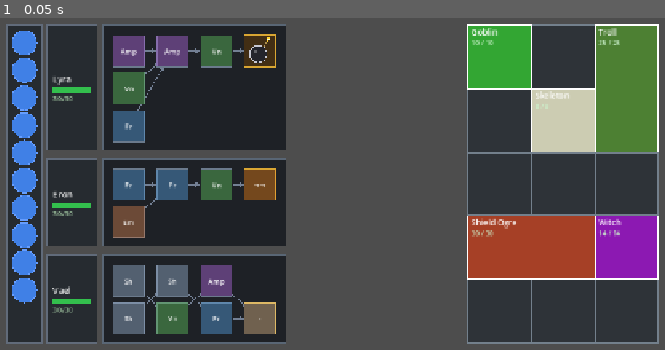
Above: before the commit, frame 1.
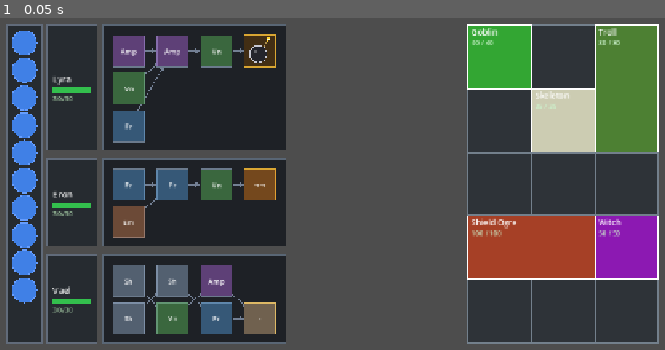
Above: after the commit, the same moment.

Repository: MoYapro/magic-monster-battle
Game: Godot game, scene res://scenes/battle/battle_scene.tscn
Two runs of this game, one before a commit and one after it. Both use one fixed random seed, a clock stepped at 60 frames per second and the inputs below.
Inputs:
- Up to frame 1 (0.05 s): no input

The runs differ from the first frame. In frame 1, less than 0.1% of the frame differs, in the area x 70-94%, y 6-66%.

Commit message:
spells do some damage

Diff:
--- a/scripts/battle/battle_scene.gd
+++ b/scripts/battle/battle_scene.gd
@@ -158,7 +158,7 @@
 
 	var cell := enemy_grid.get_cell_at(enemy_grid.to_local(mouse))
 	if cell.x >= 0:
-		print("Target: enemy cell %s" % cell)
+		_fire_at_cell(cell)
 		_cancel_targeting()
 		get_viewport().set_input_as_handled()
 		return
@@ -178,6 +178,18 @@
 			return
 
 	_cancel_targeting()
+
+
+func _fire_at_cell(cell: Vector2i) -> void:
+	var wand := _targeting_wand.get_wand_data()
+	var tip := _targeting_wand.get_tip_spell()
+	var pattern: Array[Vector2i] = [Vector2i(0, 0)]
+	if tip != null and not tip.hit_pattern.is_empty():
+		pattern = tip.hit_pattern
+	var hit_cells := enemy_grid.get_hit_cells(cell, pattern)
+	var damage := wand.get_total_damage()
+	for hit in hit_cells:
+		enemy_grid.apply_damage(hit, damage)
 
 
 func _make_mage_data() -> Array[MageData]:
@@ -200,22 +212,22 @@
 
 func _populate_test_enemies() -> void:
 	enemy_grid.place_enemy(
-		EnemyData.new("goblin_1", "Goblin", 10, Vector2i(1, 1), Color(0.2, 0.65, 0.2)),
+		EnemyData.new("goblin_1", "Goblin", 40, Vector2i(1, 1), Color(0.2, 0.65, 0.2)),
 		Vector2i(0, 0)
 	)
 	enemy_grid.place_enemy(
-		EnemyData.new("skeleton_1", "Skeleton", 8, Vector2i(1, 1), Color(0.8, 0.8, 0.7)),
+		EnemyData.new("skeleton_1", "Skeleton", 35, Vector2i(1, 1), Color(0.8, 0.8, 0.7)),
 		Vector2i(1, 1)
 	)
 	enemy_grid.place_enemy(
-		EnemyData.new("witch_1", "Witch", 14, Vector2i(1, 1), Color(0.55, 0.1, 0.7)),
+		EnemyData.new("witch_1", "Witch", 50, Vector2i(1, 1), Color(0.55, 0.1, 0.7)),
 		Vector2i(2, 3)
 	)
 	enemy_grid.place_enemy(
-		EnemyData.new("ogre_1", "Shield Ogre", 30, Vector2i(2, 1), Color(0.65, 0.25, 0.15)),
+		EnemyData.new("ogre_1", "Shield Ogre", 100, Vector2i(2, 1), Color(0.65, 0.25, 0.15)),
 		Vector2i(0, 3)
 	)
 	enemy_grid.place_enemy(
-		EnemyData.new("troll_1", "Troll", 25, Vector2i(1, 2), Color(0.3, 0.5, 0.2)),
+		EnemyData.new("troll_1", "Troll", 80, Vector2i(1, 2), Color(0.3, 0.5, 0.2)),
 		Vector2i(2, 0)
 	)
--- a/scripts/battle/enemy_grid.gd
+++ b/scripts/battle/enemy_grid.gd
@@ -108,6 +108,17 @@
 	return _cells.get(grid_pos, null)
 
 
+func apply_damage(cell: Vector2i, amount: int) -> void:
+	var enemy: EnemyData = _cells.get(cell, null)
+	if enemy == null:
+		return
+	enemy.current_hp -= amount
+	if enemy.current_hp <= 0:
+		remove_enemy(enemy.id)
+	else:
+		queue_redraw()
+
+
 # --- rendering ---
 
 func _draw() -> void:
--- a/scripts/battle/spell_data.gd
+++ b/scripts/battle/spell_data.gd
@@ -7,11 +7,12 @@
 var hit_pattern: Array[Vector2i]
 var ignores_los: bool
 var icon: String
+var damage: int
 
 
 func _init(p_name: String, p_abbrev: String, p_tags: Array[String], p_color: Color,
 		p_pattern: Array[Vector2i] = [], p_ignores_los: bool = false,
-		p_icon: String = "") -> void:
+		p_icon: String = "", p_damage: int = 0) -> void:
 	display_name = p_name
 	abbreviation = p_abbrev
 	tags = p_tags
@@ -19,3 +20,4 @@
 	hit_pattern = p_pattern
 	ignores_los = p_ignores_los
 	icon = p_icon
+	damage = p_damage
--- a/scripts/battle/wand_data.gd
+++ b/scripts/battle/wand_data.gd
@@ -14,6 +14,14 @@
 	return null
 
 
+func get_total_damage() -> int:
+	var total := 0
+	for slot: SpellSlotData in slots:
+		if slot.spell != null:
+			total += slot.spell.damage
+	return total
+
+
 func get_slot(p_id: String) -> SpellSlotData:
 	for slot in slots:
 		if slot.id == p_id:
--- a/scripts/battle/wand_display.gd
+++ b/scripts/battle/wand_display.gd
@@ -41,6 +41,10 @@
 
 func get_display_size() -> Vector2:
 	return _compute_bounds().size
+
+
+func get_wand_data() -> WandData:
+	return _data
 
 
 func get_tip_spell() -> SpellData:
--- a/scripts/battle/wand_generator.gd
+++ b/scripts/battle/wand_generator.gd
@@ -40,11 +40,11 @@
 
 static func _pick_body_spell(rng: RandomNumberGenerator) -> SpellData:
 	var spells: Array[SpellData] = [
-		SpellData.new("Ember",   "Em",  ["fire"],    Color(1.00, 0.45, 0.10)),
-		SpellData.new("Frost",   "Fr",  ["water"],   Color(0.25, 0.65, 1.00)),
-		SpellData.new("Venom",   "Vn",  ["poison"],  Color(0.30, 0.85, 0.20)),
-		SpellData.new("Amplify", "Amp", ["amplify"], Color(0.80, 0.30, 1.00)),
-		SpellData.new("Shield",  "Sh",  ["shield"],  Color(0.65, 0.75, 0.90)),
+		SpellData.new("Ember",   "Em",  ["fire"],    Color(1.00, 0.45, 0.10), [], false, "", 3),
+		SpellData.new("Frost",   "Fr",  ["water"],   Color(0.25, 0.65, 1.00), [], false, "", 2),
+		SpellData.new("Venom",   "Vn",  ["poison"],  Color(0.30, 0.85, 0.20), [], false, "", 2),
+		SpellData.new("Amplify", "Amp", ["amplify"], Color(0.80, 0.30, 1.00), [], false, "", 5),
+		SpellData.new("Shield",  "Sh",  ["shield"],  Color(0.65, 0.75, 0.90), [], false, "", 0),
 	]
 	return spells[rng.randi_range(0, spells.size() - 1)]
 
@@ -52,15 +52,15 @@
 static func _pick_tip_spell(rng: RandomNumberGenerator) -> SpellData:
 	var spells: Array[SpellData] = [
 		SpellData.new("Single", "·",   ["tip", "single"], Color(0.90, 0.90, 0.90),
-			[Vector2i(0, 0)], false),
+			[Vector2i(0, 0)], false, "", 6),
 		SpellData.new("Line",   "|||", ["tip", "line"],   Color(0.30, 0.80, 0.95),
-			[Vector2i(0, -1), Vector2i(0, 0), Vector2i(0, 1)], false),
+			[Vector2i(0, -1), Vector2i(0, 0), Vector2i(0, 1)], false, "", 4),
 		SpellData.new("Pierce", "→→",  ["tip", "pierce"], Color(0.95, 0.55, 0.20),
-			[Vector2i(0, 0), Vector2i(1, 0), Vector2i(2, 0)], true),
+			[Vector2i(0, 0), Vector2i(1, 0), Vector2i(2, 0)], true, "", 4),
 		SpellData.new("Bomb",   "",    ["tip", "aoe"],    Color(0.25, 0.25, 0.28),
 			[Vector2i(-1,-1), Vector2i(-1, 0), Vector2i(-1, 1),
 			 Vector2i( 0,-1), Vector2i( 0, 0), Vector2i( 0, 1),
-			 Vector2i( 1,-1), Vector2i( 1, 0), Vector2i( 1, 1)], true, "bomb"),
+			 Vector2i( 1,-1), Vector2i( 1, 0), Vector2i( 1, 1)], true, "bomb", 3),
 	]
 	return spells[rng.randi_range(0, spells.size() - 1)]
 
